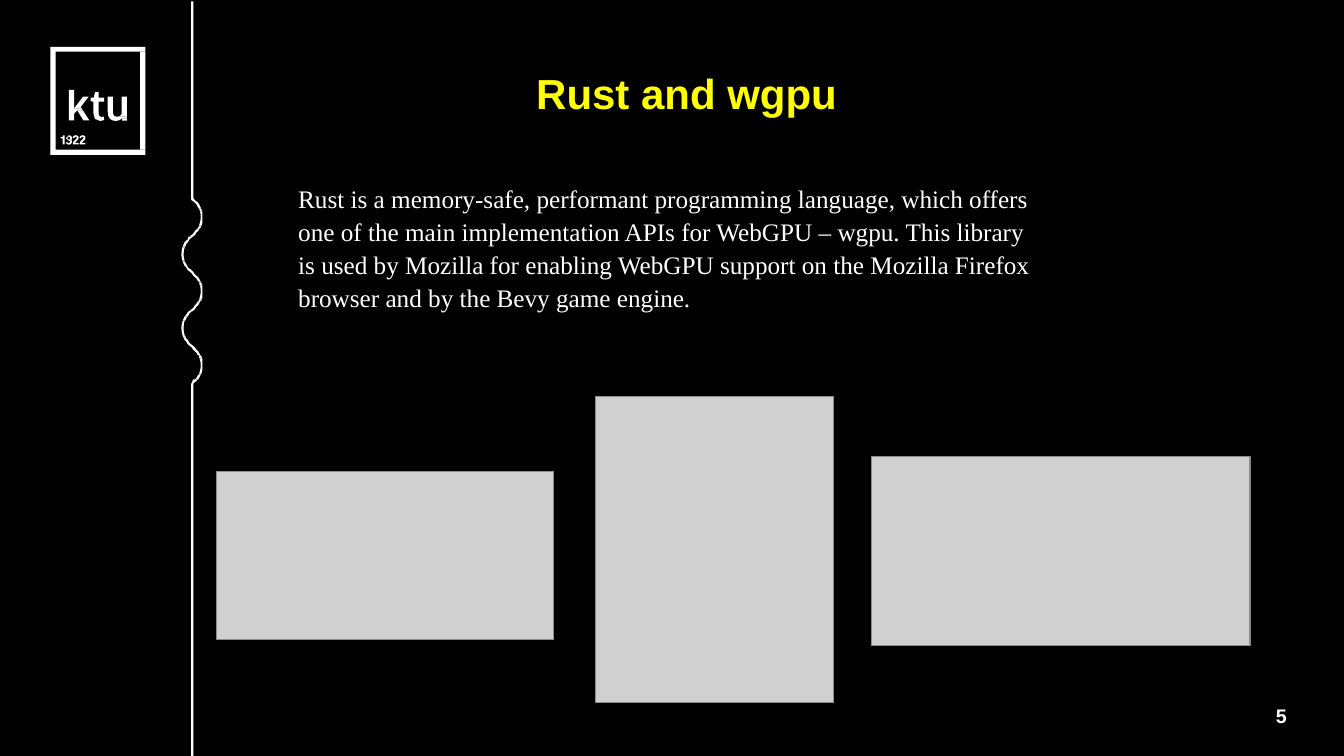
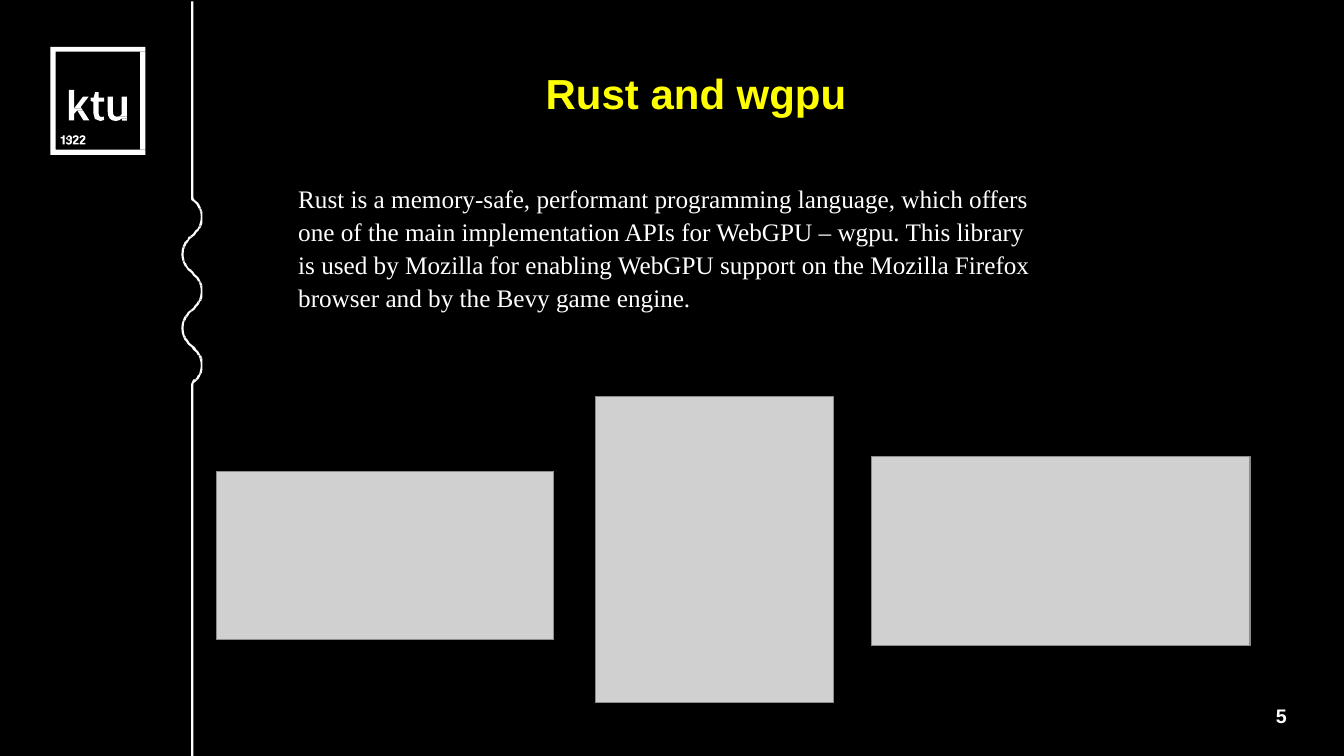
Before and after one commit to AidasLit/web_gpu, a slide deck: slide 5 of litvinas-aidas.odp. Drawn at 1344x756 pixels with LibreOffice and Linux fonts; fonts in the diff are those of the drawing; grey boxes stand for pictures. Boxes give left, top, right and bottom in pixels: in the first picture for what was removed or moved away, otherwise in the second. Text is boxed around its words. In the diff, an @@ line names an element or a change of style, - is before the commit and + after.

```diff
--- a/litvinas-aidas.odp
+++ b/litvinas-aidas.odp
@@ text "Rust and wgpu" moved from (x1=536, y1=78, x2=836, y2=117) to (x1=546, y1=78, x2=846, y2=117) @@
@@ text "Rust and wgpu" at (x1=546, y1=78, x2=846, y2=117): alignment left to centre; indent changed; less space between paragraphs @@
```
Also in this commit, not shown: 5 other slides changed, 12 slides added, 1 slide removed, 7 other files.
